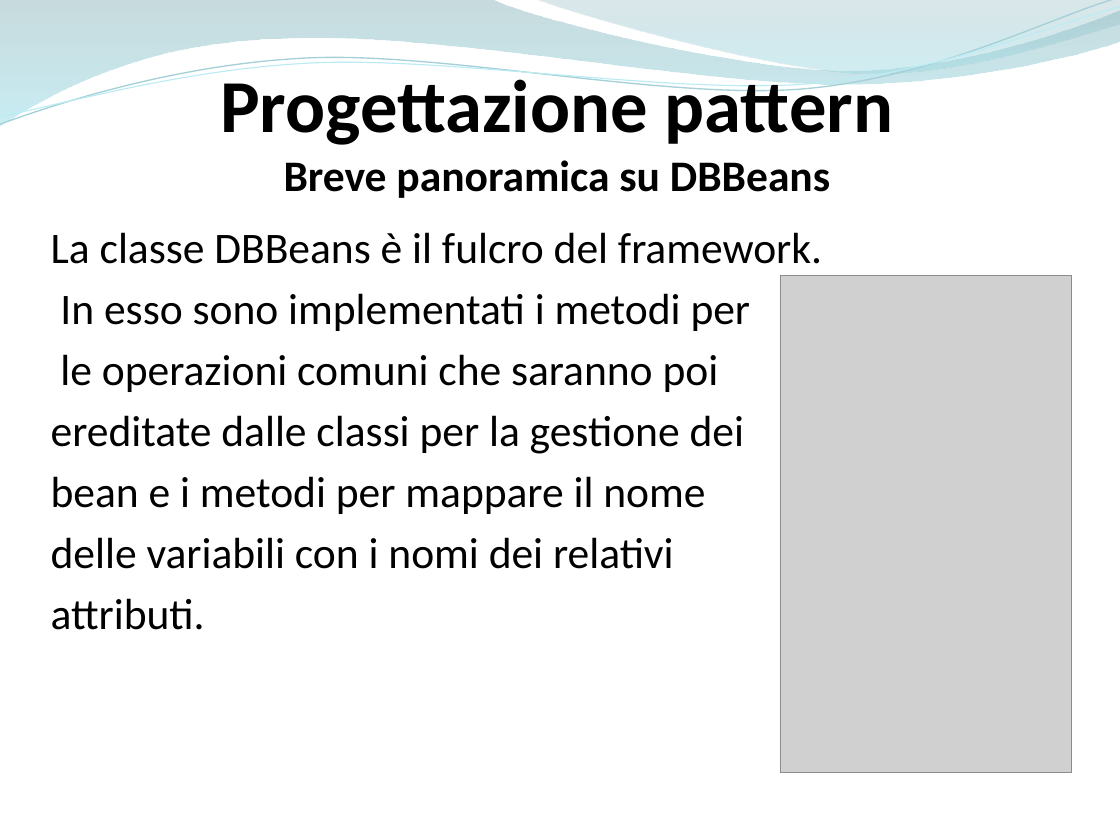
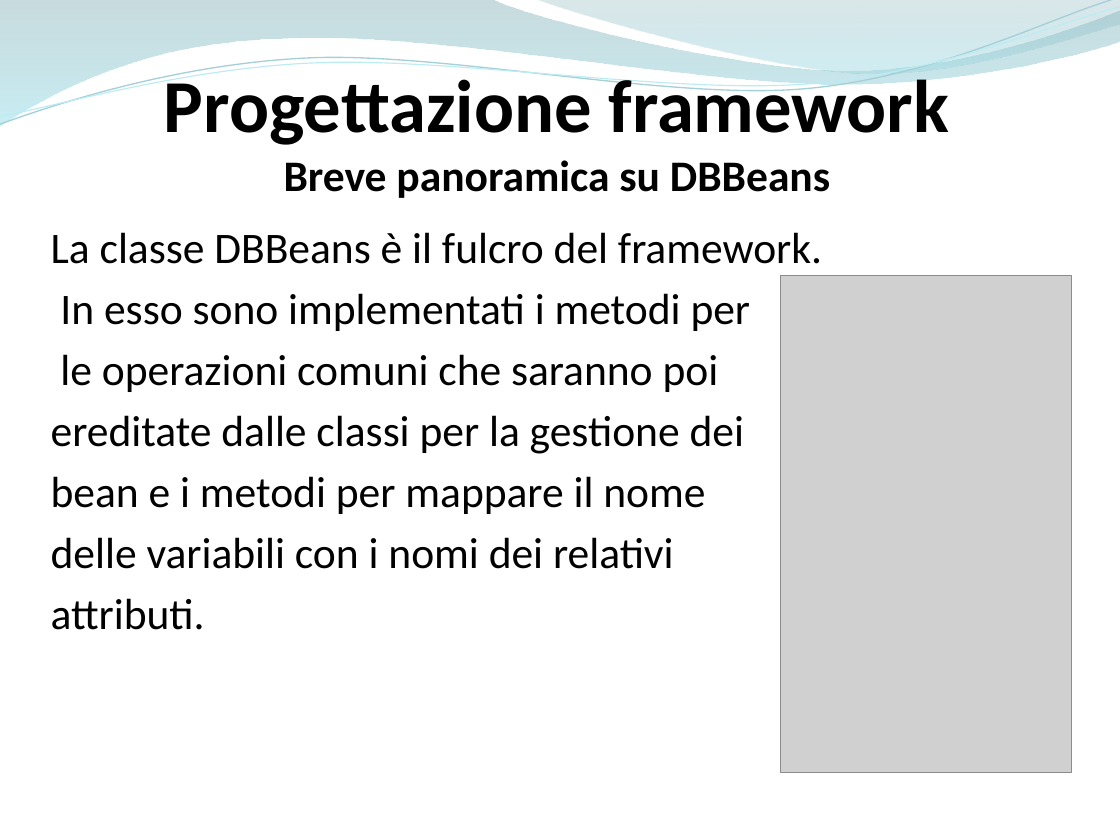
Before and after one commit to ammirate/at-silo, a slide deck: slide 11 of Presentazione/Atsilo1/Scafuro/[BOZZA] Presentazione framework.pptx. Drawn at 1120x840 pixels with LibreOffice and Linux fonts; fonts in the diff are those of the drawing; grey boxes stand for pictures. Boxes give left, top, right and bottom in pixels: in the first picture for what was removed or moved away, otherwise in the second. Text is boxed around its words. In the diff, an @@ line names an element or a change of style, - is before the commit and + after.

Commit message:
[WR]Presentazione pattern storage

```diff
--- a/Presentazione/Atsilo1/Scafuro/[BOZZA] Presentazione framework.pptx
+++ b/Presentazione/Atsilo1/Scafuro/[BOZZA] Presentazione framework.pptx
@@ text "Progettazione framework": place and size @@
-text "Progettazione framework" at [220,71,893,198]
+text "Progettazione framework" at [164,71,949,198]
@@ text at [164,71,949,145]: text changed @@
-Progettazione pattern
+Progettazione framework
```
Also in this commit, not shown: 9 other slides changed.
